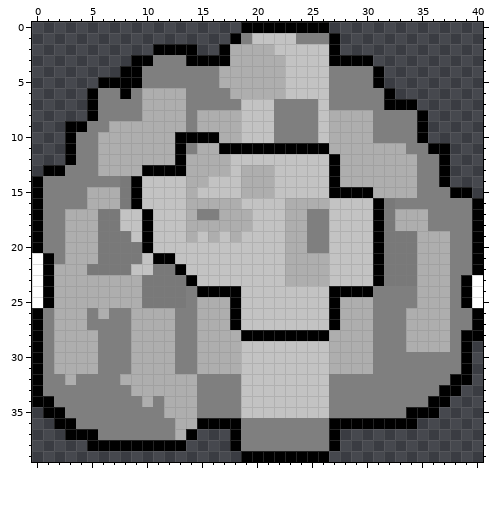
Edited in one commit: pixel-art sprite (public/images/asteroid1.png). The first picture shows the starting point.
The file is 41x40 pixels. Colours within 5 levels of each other are drawn and written as one.
After the commit:
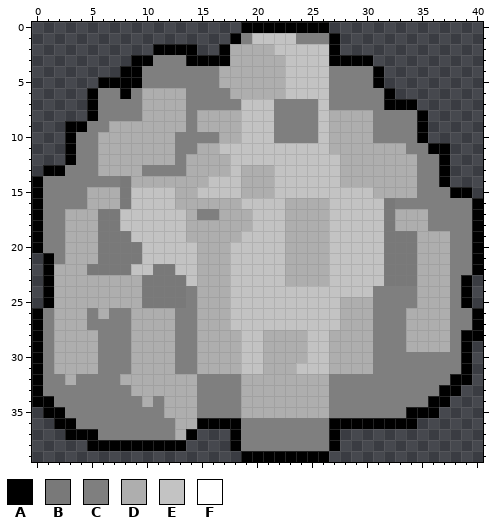
Palette (. is transparent): A #000000  B #797979  C #7f7f7f  D #aeaeae  E #c3c3c3  F #ffffff
From old to new:
Colour A gives way to colour C in row 10 at x 13 to 16; in rows 11 to 12 at x 13; in row 13 at x 10 to 13.
Colour A gives way to colour D in row 14 at x 9; in row 24 at x 15 to 17; in row 28 at x 21 to 24.
Colour C gives way to colour D in rows 17 to 20 at x 25 to 26.
Colour E gives way to colour D in row 14 at x 10 to 13; in rows 15 to 16 at x 13; in row 19 at x 15 and 17; in rows 20 to 23 at x 15 to 17; in rows 29 to 30 at x 21 to 24; in row 31 at x 21 to 23.
Colour E gives way to colour D in rows 32 to 35 at x 19 to 26.
Colour A gives way to colour E in row 11 at x 17 to 26; in rows 12 to 14 at x 27; in row 15 at x 9 and 27 to 30; in row 16 at x 9 and 31; in rows 17 to 20 at x 10 and 31; in row 21 at x 11 to 12 and 31.
Colour A gives way to colour E in row 22 at x 13 and 31; in row 23 at x 14 and 31; in row 24 at x 18 and 27 to 30; in rows 25 to 27 at x 18 and 27; in row 28 at x 19 to 20 and 25 to 26.
The edit erases colour F in rows 21 to 22 at x 0; in rows 23 to 25 at x 0 and 40.
